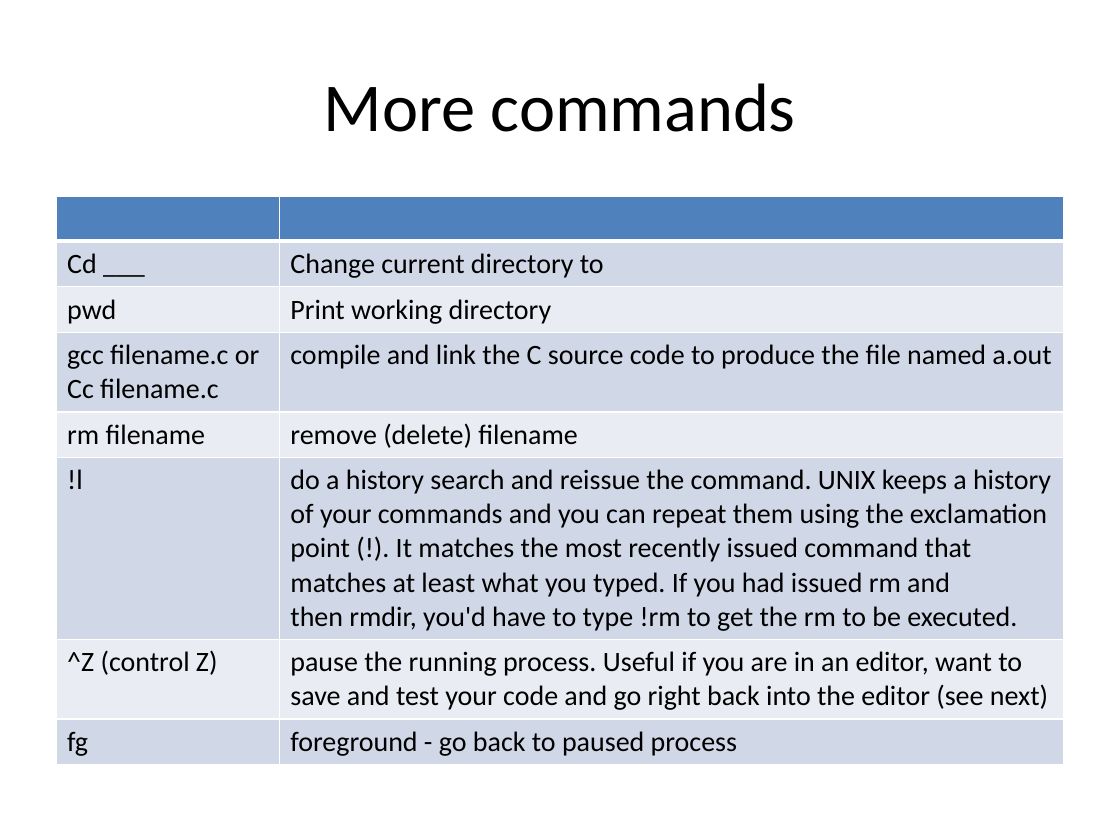
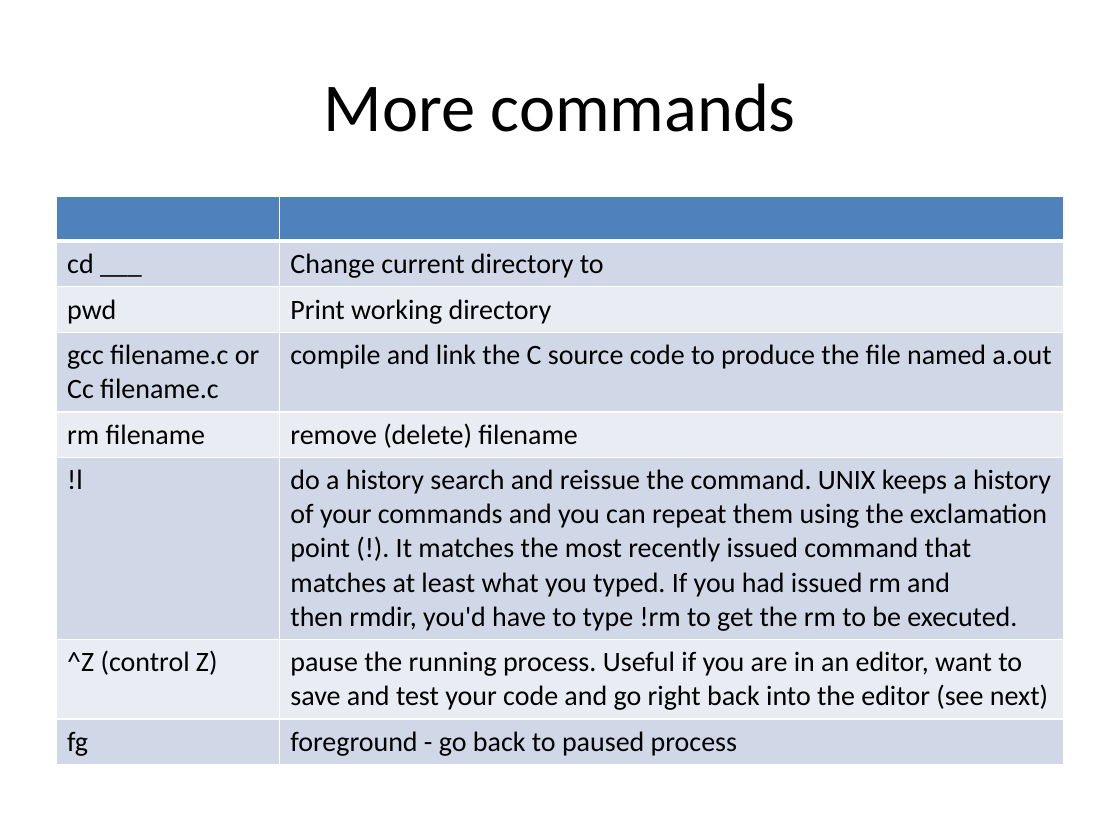
Before and after one commit to kinsidar/Spring2016, a slide deck: slide 8 of Slides/Lab1.pptx (slide 7 before the commit). Drawn at 1120x840 pixels with LibreOffice and Linux fonts; fonts in the diff are those of the drawing. Boxes give left, top, right and bottom in pixels: in the first picture for what was removed or moved away, otherwise in the second. Text is boxed around its words. In the diff, an @@ line names an element or a change of style, - is before the commit and + after.

```diff
--- a/Slides/Lab1.pptx
+++ b/Slides/Lab1.pptx
@@ table at (x1=56, y1=196, x2=1064, y2=793) @@
-row 2, column 1: Cd ___
+row 2, column 1: cd ___
```
Also in this commit, not shown: 5 other slides changed, 11 slides removed.
